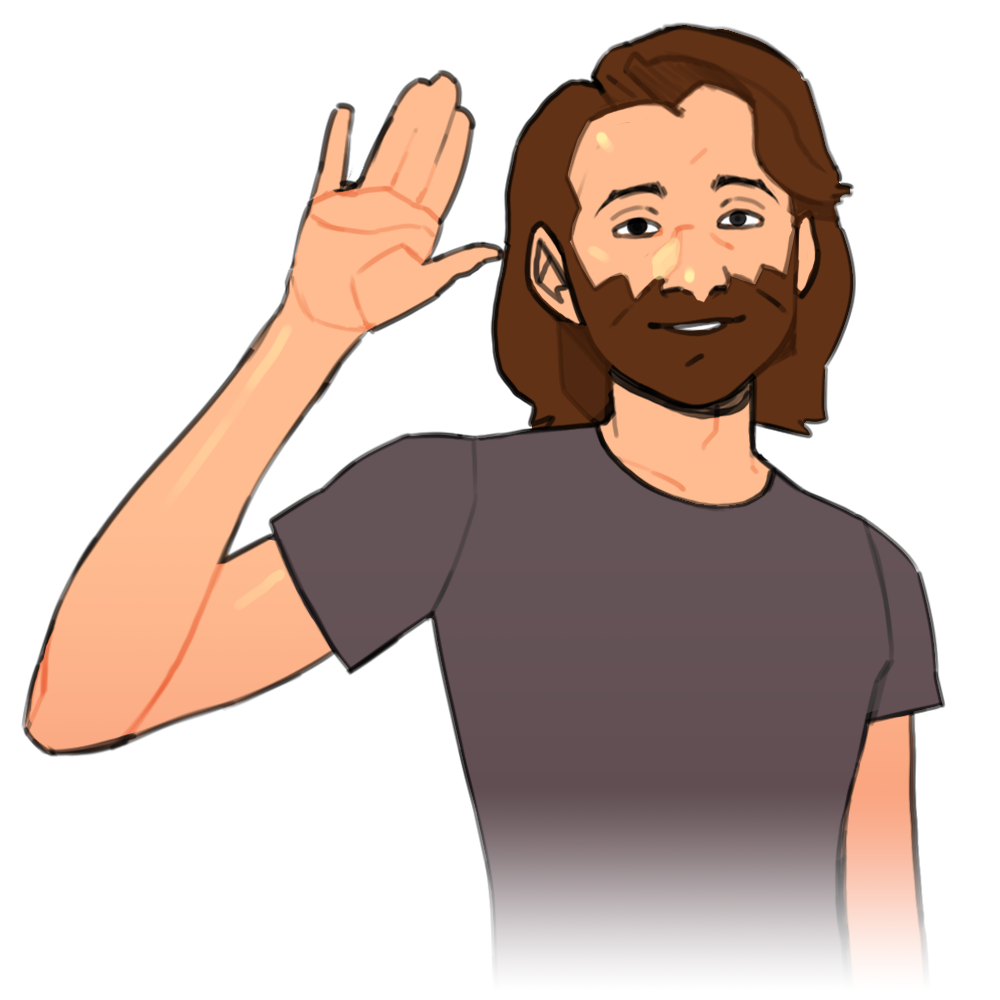
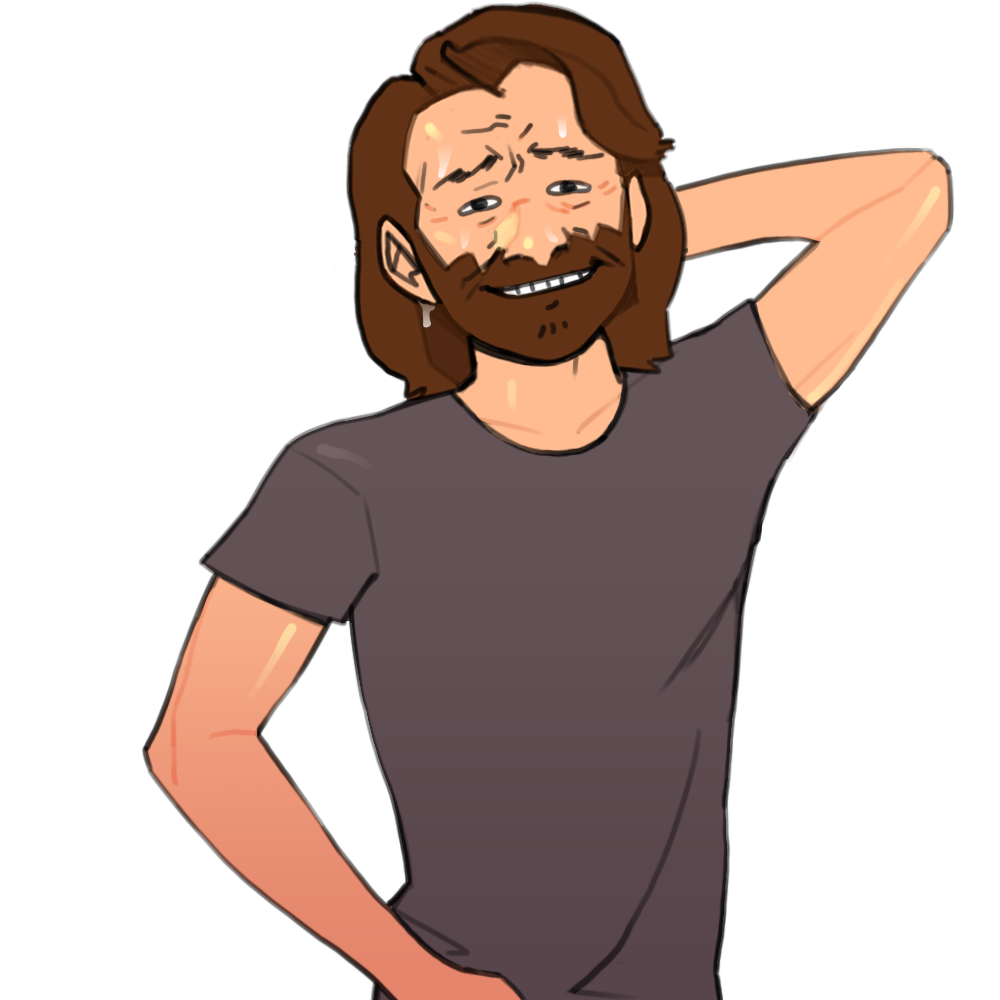
The second (1000, 1000) image is a revision of the first. Changes to its layers:
added layer "Layer 8" above "Layer 3" over [141, 1, 955, 1000]
hid "Layer 3", painted on it, unmasked it over [21, 21, 946, 1000]
